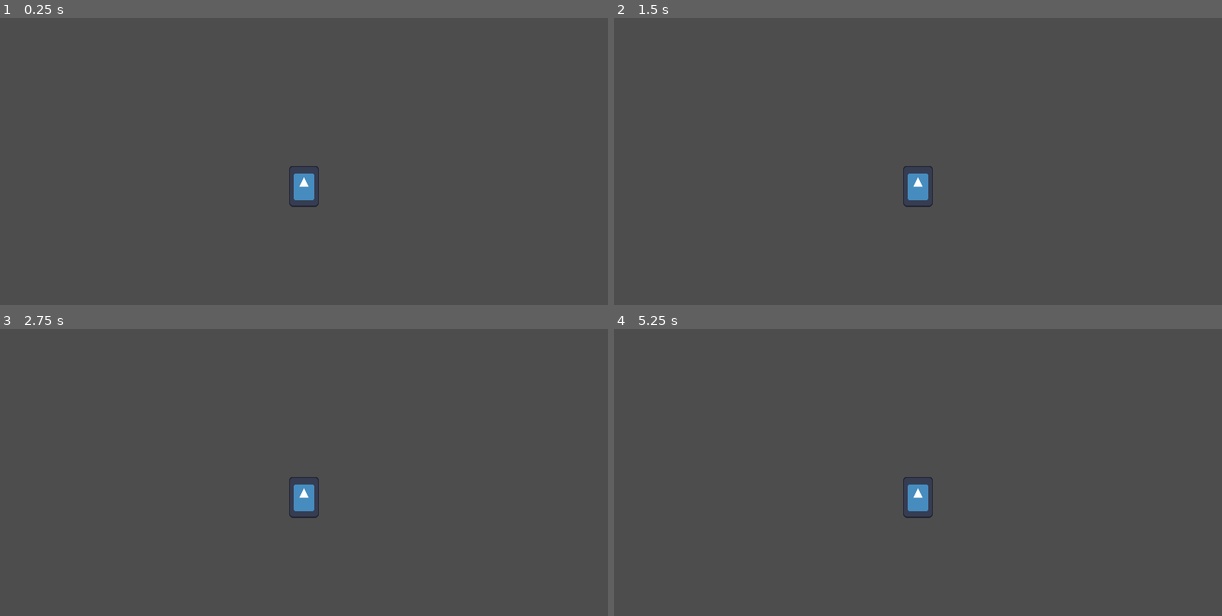
Above: before the commit, frames 1-4 (two rows, left to right).
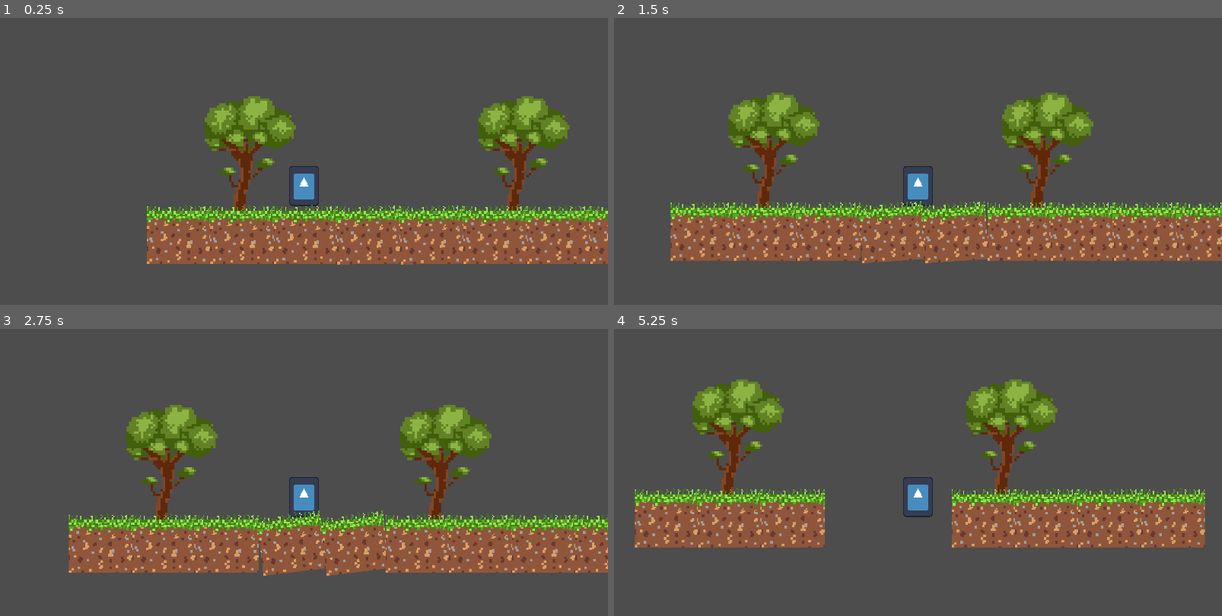
Above: after the commit, the same moments.

Repository: KOEGlike/campfire-mining
Game: Godot game, scene res://main.tscn
Two runs of this game, one before a commit and one after it. Both use one fixed random seed, a clock stepped at 60 frames per second and the inputs below. The engine's default icon, where the game draws it, is replaced by a stand-in: a white triangle on a blue panel in a dark square.
Inputs:
- Up to frame 1 (0.25 s): no input
- Up to frame 2 (1.5 s): tap Enter (ui_accept) at 0.5, 0.77 s; hold Right (ui_right) from 0.53 s (still down)
- Up to frame 3 (2.75 s): tap Enter (ui_accept) at 1.52 s; release Right (ui_right) at 2.03 s; hold Left (ui_left) from 2.03 s (still down)
- Up to frame 4 (5.25 s): release Left (ui_left) at 2.78 s; hold Right (ui_right) 2.78-4.28 s; tap Enter (ui_accept) at 3.02, 3.77, 4.25, 4.52 s; hold Left (ui_left) 4.28-5.03 s; hold Right (ui_right) from 5.03 s (still down)

The runs differ from the first frame. In frame 1, 20% of the frame differs, in the area x 24-100%, y 27-86%; in frame 2, 23%, in the area x 9-100%, y 25-86%; in frame 3, 23%; in frame 4, 20%.

Commit message:
added wobble utility and assets

Diff:
--- a/surface/game_manager/game_manager.gd
+++ b/surface/game_manager/game_manager.gd
@@ -1,3 +1,12 @@
 class_name GameManager
 
 extends Node
+
+signal start_earthquake
+signal surface_tree_fall
+signal surface_ground_fall
+
+
+func _ready():
+	await get_tree().create_timer(0).timeout
+	start_earthquake.emit()
--- a/surface/main.tscn
+++ b/surface/main.tscn
@@ -1,11 +1,7 @@
 [gd_scene format=3 uid="uid://bt80hs87sfnqv"]
 
-[ext_resource type="PackedScene" uid="uid://cnth4b1iqpx1" path="res://player/player.tscn" id="1_ig7tw"]
 [ext_resource type="PackedScene" uid="uid://d0hhrrabbq7ho" path="res://map/map.tscn" id="2_0xm2m"]
 
 [node name="Root" type="Node2D" unique_id=1342942024]
 
-[node name="Player" parent="." unique_id=874400125 instance=ExtResource("1_ig7tw")]
-position = Vector2(510, 220)
-
 [node name="Map" parent="." unique_id=1692179795 instance=ExtResource("2_0xm2m")]
--- /dev/null
+++ b/surface/map/grassy_field.gd
@@ -0,0 +1,26 @@
+extends StaticBody2D
+
+@export var disappear: bool
+
+@onready var collision_shape_2d: CollisionShape2D = $CollisionShape2D
+@onready var icon: Sprite2D = $Icon
+@onready var cpu_particles_2d: CPUParticles2D = $CPUParticles2D
+@onready var wobble: WobbleUtility = $Wobble
+
+
+func _ready() -> void:
+	if disappear:
+		Manager.start_earthquake.connect(fall)
+
+
+func fall():
+	wobble.start();
+	await wobble.finished
+	remove()
+
+func remove():
+	collision_shape_2d.queue_free()
+	icon.queue_free()
+	cpu_particles_2d.restart()
+	await cpu_particles_2d.finished
+	queue_free()
--- /dev/null
+++ b/surface/map/grassy_field.tscn
@@ -0,0 +1,46 @@
+[gd_scene format=3 uid="uid://chob6tjdxqsx5"]
+
+[ext_resource type="Texture2D" uid="uid://ci4ltd2r4rb70" path="res://map/dirtblock.png" id="1_3osnp"]
+[ext_resource type="Script" uid="uid://b5st3u7pmwx8v" path="res://map/grassy_field.gd" id="1_cdeqg"]
+[ext_resource type="PackedScene" uid="uid://cv64aiks2pdga" path="res://utility/wobble.tscn" id="3_gsijt"]
+
+[sub_resource type="RectangleShape2D" id="RectangleShape2D_qokvk"]
+size = Vector2(200, 168)
+
+[sub_resource type="Curve" id="Curve_cdeqg"]
+_data = [Vector2(0, 0.9912103), 0.0, 0.0, 0, 0, Vector2(0.20502092, 0.9648411), 1.1609374, 1.1609374, 0, 0, Vector2(1, 0.20013523), 0.0, 0.0, 0, 0]
+point_count = 3
+
+[node name="GrassyField" type="StaticBody2D" unique_id=69348105]
+script = ExtResource("1_cdeqg")
+
+[node name="CollisionShape2D" type="CollisionShape2D" parent="." unique_id=353336609]
+position = Vector2(-4, 15.999996)
+shape = SubResource("RectangleShape2D_qokvk")
+
+[node name="Icon" type="Sprite2D" parent="." unique_id=1849621635]
+position = Vector2(-3.999994, -1.5497208e-06)
+scale = Vector2(4, 4)
+texture = ExtResource("1_3osnp")
+
+[node name="CPUParticles2D" type="CPUParticles2D" parent="." unique_id=1688730011]
+emitting = false
+amount = 6
+texture = ExtResource("1_3osnp")
+lifetime = 0.5
+one_shot = true
+emission_shape = 1
+emission_sphere_radius = 1.0
+direction = Vector2(0, -1)
+gravity = Vector2(0, 3000)
+initial_velocity_min = 456.68
+initial_velocity_max = 456.68
+damping_min = 6.507
+damping_max = 6.507
+angle_min = -101.3
+angle_max = 106.9
+scale_amount_min = 0.0
+scale_amount_curve = SubResource("Curve_cdeqg")
+
+[node name="Wobble" parent="." unique_id=1601786016 node_paths=PackedStringArray("node") instance=ExtResource("3_gsijt")]
+node = NodePath("..")
--- a/surface/map/map.tscn
+++ b/surface/map/map.tscn
@@ -1,3 +1,51 @@
 [gd_scene format=3 uid="uid://d0hhrrabbq7ho"]
 
-[node name="Map" type="Node" unique_id=1692179795]
+[ext_resource type="PackedScene" uid="uid://chob6tjdxqsx5" path="res://map/grassy_field.tscn" id="1_4hjbm"]
+[ext_resource type="PackedScene" uid="uid://b3k2ji7wtoadc" path="res://map/tree.tscn" id="1_hgrid"]
+[ext_resource type="PackedScene" uid="uid://dsuek3rt1ourq" path="res://map/stone.tscn" id="1_lgq1i"]
+[ext_resource type="PackedScene" uid="uid://cnth4b1iqpx1" path="res://player/player.tscn" id="3_lgq1i"]
+
+[node name="Map" type="Node2D" unique_id=685014105]
+
+[node name="Stone" parent="." unique_id=476103673 instance=ExtResource("1_lgq1i")]
+position = Vector2(288, 704)
+
+[node name="Tree" parent="." unique_id=1835523215 instance=ExtResource("1_hgrid")]
+position = Vector2(296, 640.00006)
+scale = Vector2(1.898857, 1.898857)
+
+[node name="Tree2" parent="." unique_id=402648185 instance=ExtResource("1_hgrid")]
+position = Vector2(1160, 640)
+scale = Vector2(1.898857, 1.898857)
+
+[node name="Player" parent="." unique_id=874400125 instance=ExtResource("3_lgq1i")]
+position = Vector2(488, 760)
+
+[node name="GrassyField" parent="." unique_id=69348105 instance=ExtResource("1_4hjbm")]
+position = Vector2(96, 928)
+
+[node name="GrassyField2" parent="." unique_id=549240301 instance=ExtResource("1_4hjbm")]
+position = Vector2(296, 928)
+
+[node name="GrassyField3" parent="." unique_id=1367095103 instance=ExtResource("1_4hjbm")]
+position = Vector2(496, 928)
+
+[node name="GrassyField4" parent="." unique_id=1049825783 instance=ExtResource("1_4hjbm")]
+position = Vector2(696, 928)
+disappear = true
+
+[node name="GrassyField5" parent="." unique_id=111508835 instance=ExtResource("1_4hjbm")]
+position = Vector2(896, 928)
+disappear = true
+
+[node name="GrassyField6" parent="." unique_id=170973972 instance=ExtResource("1_4hjbm")]
+position = Vector2(1096, 928)
+
+[node name="GrassyField7" parent="." unique_id=1619458385 instance=ExtResource("1_4hjbm")]
+position = Vector2(1296, 928)
+
+[node name="GrassyField8" parent="." unique_id=266137535 instance=ExtResource("1_4hjbm")]
+position = Vector2(1496, 928)
+
+[node name="GrassyField9" parent="." unique_id=1912326306 instance=ExtResource("1_4hjbm")]
+position = Vector2(1696, 928)
--- /dev/null
+++ b/surface/map/stone.tscn
@@ -0,0 +1,9 @@
+[gd_scene format=3 uid="uid://dsuek3rt1ourq"]
+
+[sub_resource type="RectangleShape2D" id="RectangleShape2D_n5ddw"]
+
+[node name="Stone" type="StaticBody2D" unique_id=476103673]
+scale = Vector2(1.898857, 1.898857)
+
+[node name="CollisionShape2D" type="CollisionShape2D" parent="." unique_id=1641905734]
+shape = SubResource("RectangleShape2D_n5ddw")
--- /dev/null
+++ b/surface/map/tree.gd
@@ -0,0 +1,11 @@
+extends StaticBody2D
+
+
+# Called when the node enters the scene tree for the first time.
+func _ready() -> void:
+	pass # Replace with function body.
+
+
+# Called every frame. 'delta' is the elapsed time since the previous frame.
+func _process(delta: float) -> void:
+	pass
--- a/surface/map/tree.tscn
+++ b/surface/map/tree.tscn
@@ -1,3 +1,36 @@
 [gd_scene format=3 uid="uid://b3k2ji7wtoadc"]
 
+[ext_resource type="Script" uid="uid://dlx04m6asxuou" path="res://map/tree.gd" id="1_g2vli"]
+[ext_resource type="Texture2D" uid="uid://bn7813vfrd4dy" path="res://map/tree.png" id="1_xyaq1"]
+
+[sub_resource type="RectangleShape2D" id="RectangleShape2D_xyaq1"]
+size = Vector2(16, 60)
+
+[sub_resource type="RectangleShape2D" id="RectangleShape2D_g2vli"]
+size = Vector2(128, 84)
+
+[sub_resource type="RectangleShape2D" id="RectangleShape2D_3puuq"]
+size = Vector2(60, 100)
+
 [node name="Tree" type="StaticBody2D" unique_id=1835523215]
+script = ExtResource("1_g2vli")
+
+[node name="Tree" type="Sprite2D" parent="." unique_id=1265533692]
+scale = Vector2(4, 4)
+texture = ExtResource("1_xyaq1")
+
+[node name="CollisionShape2D2" type="CollisionShape2D" parent="." unique_id=1357108100]
+position = Vector2(72, -22)
+shape = SubResource("RectangleShape2D_xyaq1")
+
+[node name="CollisionShape2D" type="CollisionShape2D" parent="." unique_id=524856722]
+position = Vector2(0, -26)
+shape = SubResource("RectangleShape2D_g2vli")
+
+[node name="CollisionShape2D3" type="CollisionShape2D" parent="." unique_id=2119576535]
+position = Vector2(-2, 66)
+shape = SubResource("RectangleShape2D_3puuq")
+
+[node name="CollisionPolygon2D" type="CollisionPolygon2D" parent="." unique_id=894596082]
+position = Vector2(24, 20)
+polygon = PackedVector2Array(4, 96, 8, 96, 8, 100, 28, 100, 28, 104, 40, 104, 40, 108, -88, 108, -88, 104, -76, 104, -76, 100, -56, 100, -56, 96)
--- a/surface/player/player.tscn
+++ b/surface/player/player.tscn
@@ -3,19 +3,20 @@
 [ext_resource type="Texture2D" uid="uid://dlvtjvm1hincc" path="res://icon.svg" id="1_oul6g"]
 [ext_resource type="Script" uid="uid://birblxg3mgtjw" path="res://player/player.gd" id="1_rkbax"]
 
-[sub_resource type="RectangleShape2D" id="RectangleShape2D_rkbax"]
-size = Vector2(96, 128)
+[sub_resource type="CapsuleShape2D" id="CapsuleShape2D_rkbax"]
+radius = 48.0
+height = 128.48
 
 [node name="Player" type="CharacterBody2D" unique_id=874400125]
 script = ExtResource("1_rkbax")
 
 [node name="CollisionShape2D" type="CollisionShape2D" parent="." unique_id=408051550]
 position = Vector2(0, -8)
-shape = SubResource("RectangleShape2D_rkbax")
+shape = SubResource("CapsuleShape2D_rkbax")
 
 [node name="Icon" type="Sprite2D" parent="." unique_id=907329932]
-position = Vector2(-1.3113022e-06, -7.1418285)
-scale = Vector2(0.75, 1.0134089)
+position = Vector2(-1.3113022e-06, -8)
+scale = Vector2(0.75, 1)
 texture = ExtResource("1_oul6g")
 
 [node name="Camera2D" type="Camera2D" parent="." unique_id=573020501]
--- a/surface/project.godot
+++ b/surface/project.godot
@@ -30,6 +30,7 @@
 
 [rendering]
 
+textures/canvas_textures/default_texture_filter=0
 rendering_device/driver.windows="d3d12"
 renderer/rendering_method="gl_compatibility"
 renderer/rendering_method.mobile="gl_compatibility"
--- /dev/null
+++ b/surface/utility/wobble.gd
@@ -0,0 +1,37 @@
+class_name WobbleUtility
+
+extends Node
+
+@export var node:Node2D
+@export var wobble := 8.0
+@export var wobble_time := 3
+
+signal finished
+
+var wobbling := false
+var wobble_elapsed := 0.0
+var origin_position := Vector2.ZERO
+var rand_freq_x := 1.0
+var rand_freq_y := 1.0
+var rand_freq_rot := 1.0
+var rand_phase_x := 0.0
+var rand_phase_y := 0.0
+var rand_phase_rot := 0.0
+
+func start():
+	origin_position=node.global_position
+	wobbling=true
+	await get_tree().create_timer(wobble_time).timeout
+	wobbling=false
+	finished.emit()
+
+func _process(delta: float) -> void:
+	if wobbling:
+		wobble_elapsed += delta
+		var intensity := (wobble_elapsed / wobble_time) * wobble
+		node.rotation = deg_to_rad(sin(wobble_elapsed * 20.0 * rand_freq_rot + rand_phase_rot) * intensity)
+		var shake := intensity * 0.5
+		node.global_position = origin_position + Vector2(
+			sin(wobble_elapsed * 37.0 * rand_freq_x + rand_phase_x) * shake,
+			cos(wobble_elapsed * 29.0 * rand_freq_y + rand_phase_y) * shake
+		)
--- /dev/null
+++ b/surface/utility/wobble.tscn
@@ -0,0 +1,6 @@
+[gd_scene format=3 uid="uid://cv64aiks2pdga"]
+
+[ext_resource type="Script" uid="uid://dh758nm07wapm" path="res://utility/wobble.gd" id="1_c0bx7"]
+
+[node name="Wobble" type="Node" unique_id=1601786016]
+script = ExtResource("1_c0bx7")
Binary file added: surface/map/dirtblock.png
Not shown, added: surface/map/dirtblock.png.import
Not shown, added: surface/map/grassy_field.gd.uid
Not shown, added: surface/map/tree.gd.uid
Binary file added: surface/map/tree.png
Not shown, added: surface/map/tree.png.import
Not shown, added: surface/utility/wobble.gd.uid
